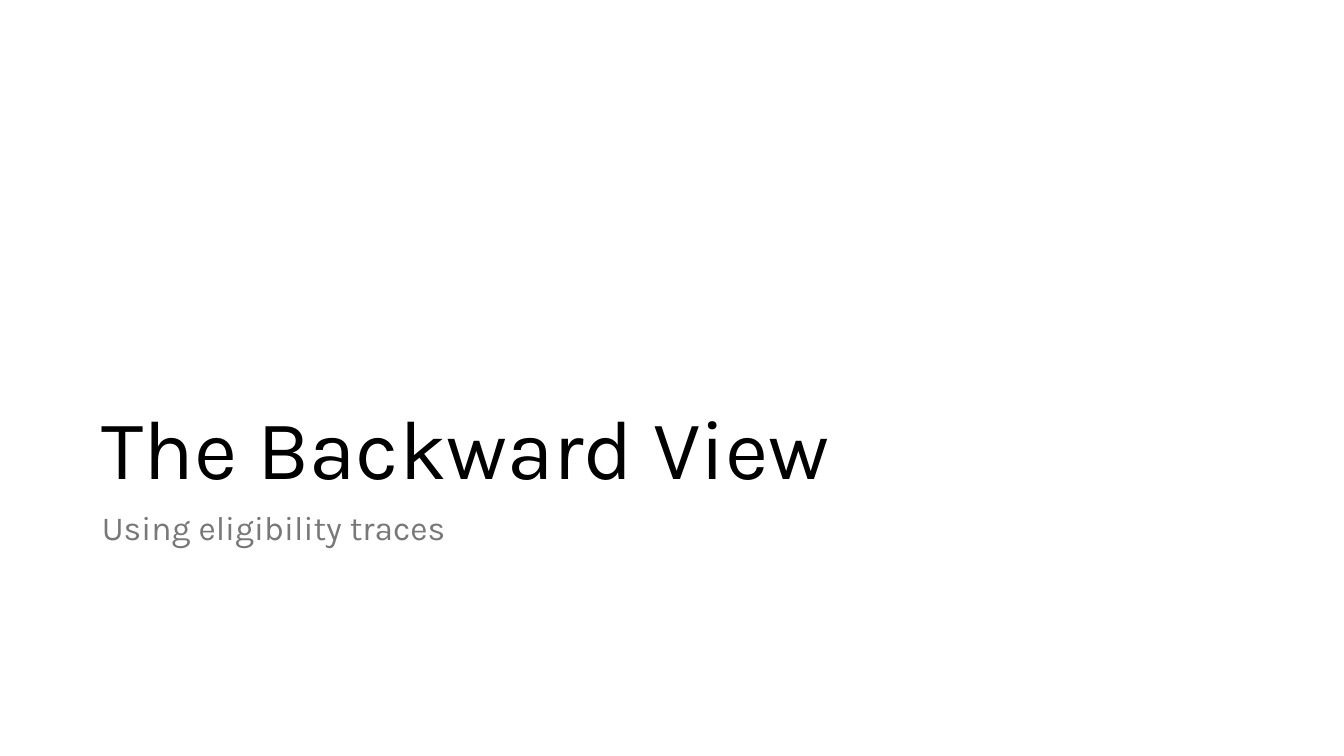
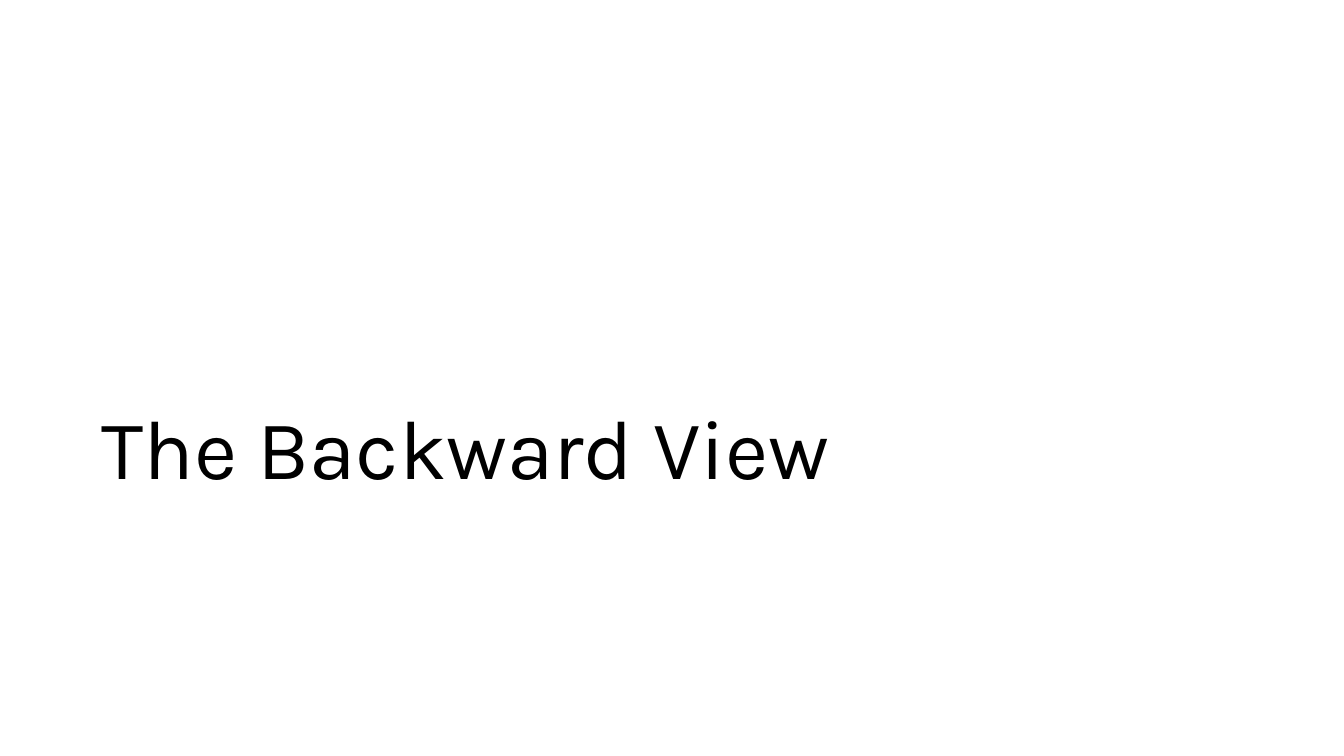
Before and after one commit to mhahsler/Introduction_to_Reinforcement_Learning, a slide deck: slide 11 of slides/Lecture_Chapter12.pptx. Drawn at 1344x756 pixels with LibreOffice and Linux fonts; fonts in the diff are those of the drawing; grey boxes stand for pictures. Boxes give left, top, right and bottom in pixels: in the first picture for what was removed or moved away, otherwise in the second. Text is boxed around its words. In the diff, an @@ line names an element or a change of style, - is before the commit and + after.

```diff
--- a/slides/Lecture_Chapter12.pptx
+++ b/slides/Lecture_Chapter12.pptx
@@ text removed at [102,517,445,548] @@
-Using eligibility traces
```
Also in this commit, not shown: 1 other slide changed, 1 other file.
